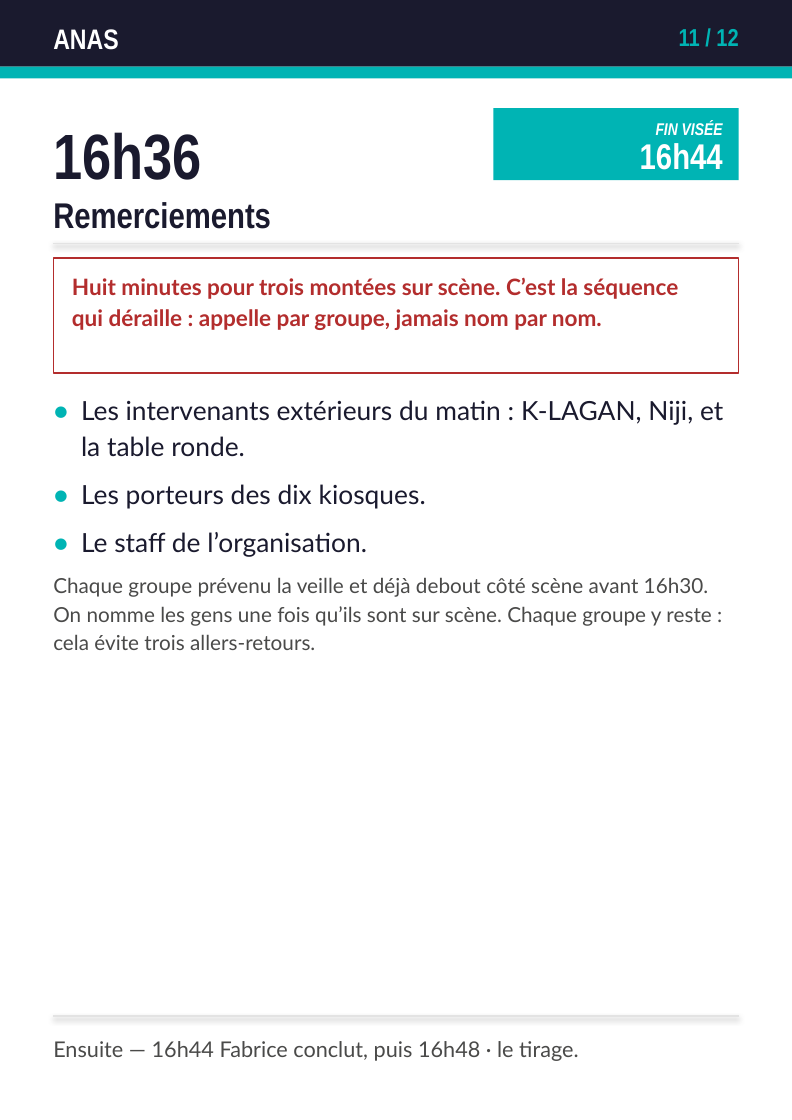
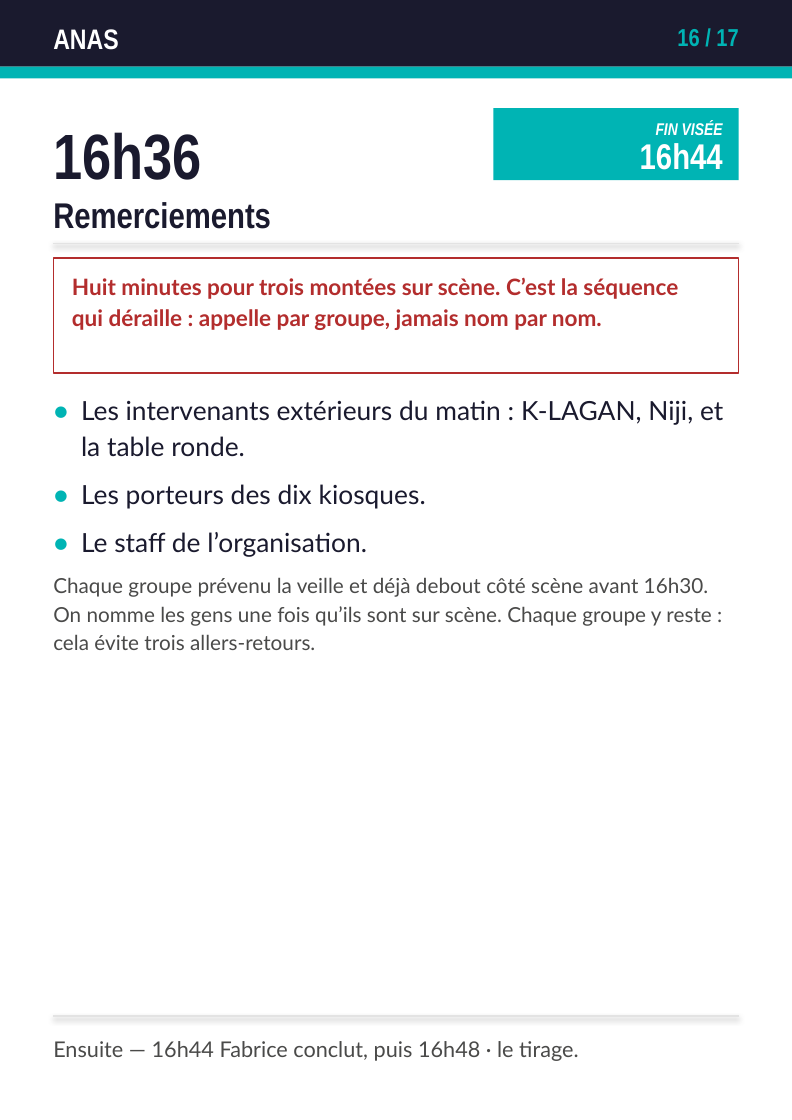
Before and after one commit to caa-jdelaux/info-hub, a slide deck: slide 16 of outils/fiches/fiches-animateurs.pptx (slide 11 before the commit). Drawn at 792x1120 pixels with LibreOffice and Linux fonts; fonts in the diff are those of the drawing. Boxes give left, top, right and bottom in pixels: in the first picture for what was removed or moved away, otherwise in the second. Text is boxed around its words. In the diff, an @@ line names an element or a change of style, - is before the commit and + after.

```diff
--- a/outils/fiches/fiches-animateurs.pptx
+++ b/outils/fiches/fiches-animateurs.pptx
@@ text at (677, 29, 738, 46): text changed @@
-11 / 12
+16 / 17
```
Also in this commit, not shown: 16 other slides changed, 10 slides added, 6 other files.
